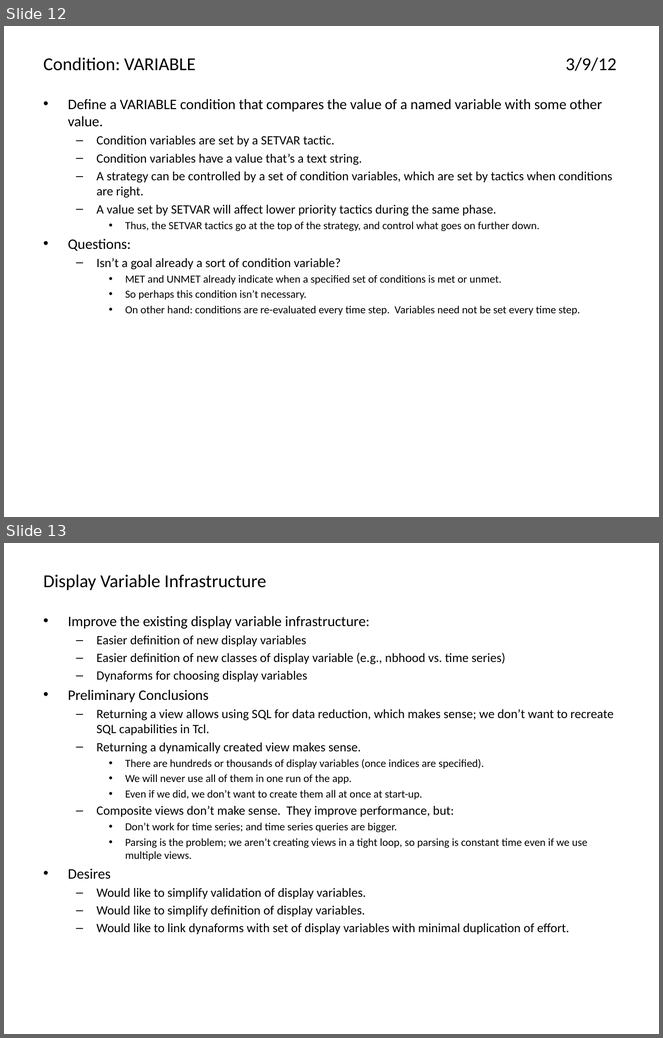
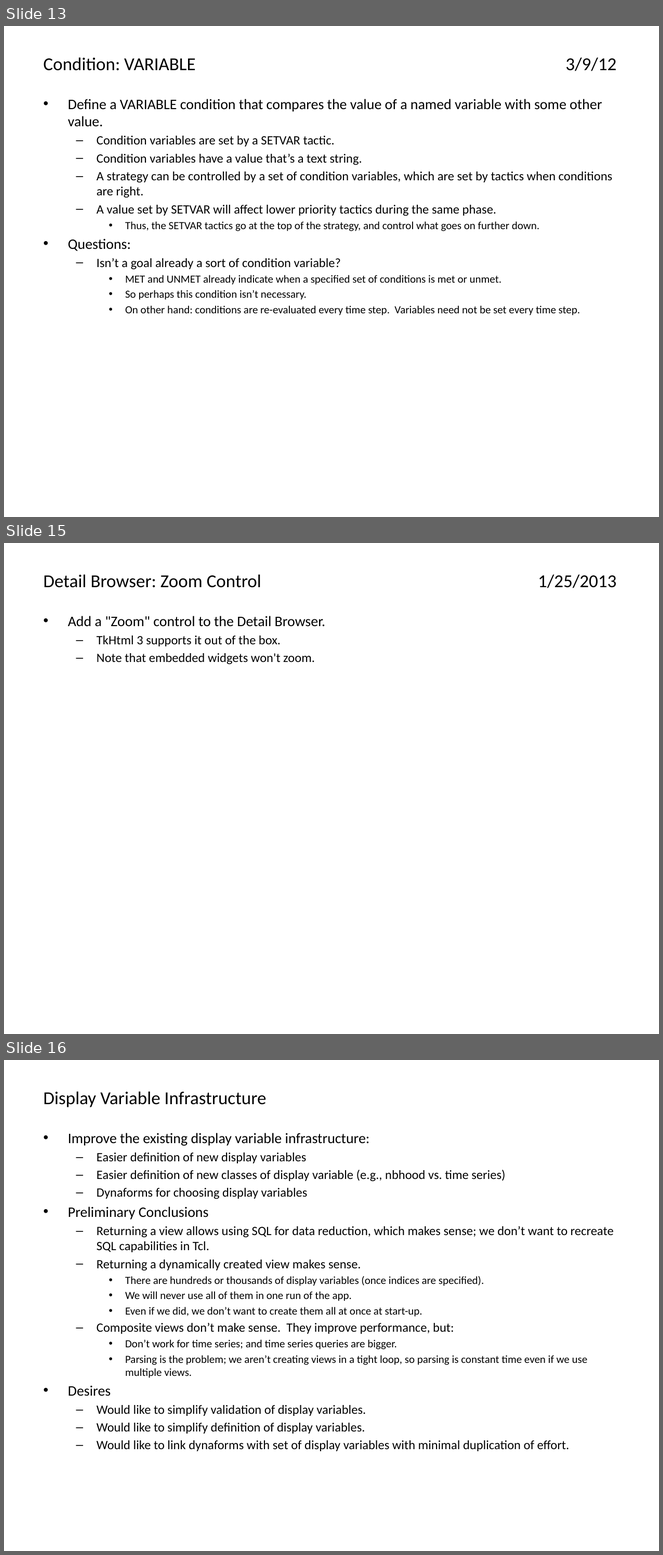
Before and after one commit to AthenaModel/athena-legacy, a slide deck: docs/dev/ideas.pptx. Shown one above the other, each under a label of ours: slides 12 and 13 before the commit, slides 13, 15 and 16 after it; the slides between them are not shown. The pictures are 663x1038 and 663x1555 pixels, drawn with LibreOffice and Linux fonts; fonts in the diff are those of the drawing. Boxes give left, top, right and bottom in pixels: in the first picture for what was removed or moved away, otherwise in the second. Text is boxed around its words. In the diff, an @@ line names an element or a change of style, - is before the commit and + after.

```diff
--- a/docs/dev/ideas.pptx
+++ b/docs/dev/ideas.pptx
@@ slide 15 added at box(4, 543, 659, 1034), background #FFFFFF @@
@@ title added at box(44, 574, 617, 588), 20 pt, text #000000 @@
+Detail Browser: Zoom Control 1/25/2013
@@ text added at box(68, 616, 326, 665), 14 pt, text #000000 @@
+• Add a "Zoom" control to the Detail Browser.
+  – TkHtml 3 supports it out of the box.
+  – Note that embedded widgets won't zoom.
@@ what was slide 12 is now slide 13 @@
@@ what was slide 13 is now slide 16 @@
```
Also in this commit, not shown: 3 slides changed, 7 other slides added, 2 slides removed.
